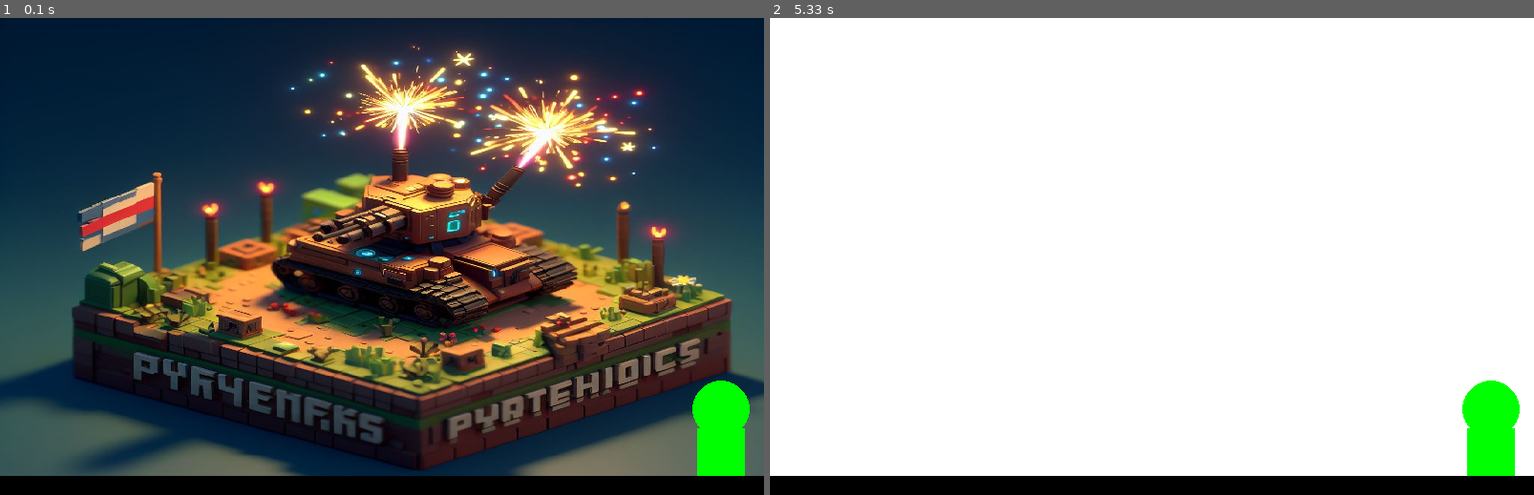
Above: before the commit, frames 1-2 (left to right).
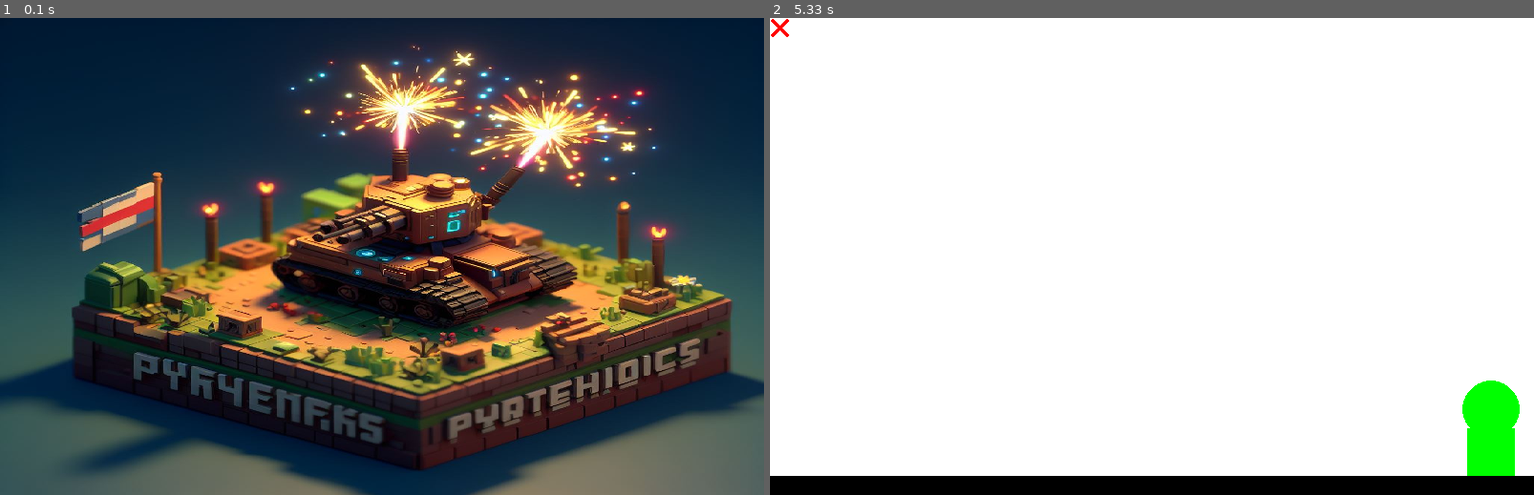
Above: after the commit, the same moments.

Repository: BapL49/projet-1---feu-d-artifices
Game: pygame game, started from basePyGame.py
Two runs of this game, one before a commit and one after it. Both use one fixed random seed, a clock stepped at 60 frames per second and the inputs below.
Inputs:
- Up to frame 1 (0.1 s): no input
- Up to frame 2 (5.33 s): no input

The runs differ from the first frame. In frame 1, 5.2% of the frame differs, in the area x 0-100%, y 76-100%; in frame 2, less than 0.1%.

Commit message:
bouton pour quiter le jeu

Diff:
--- a/basePyGame.py
+++ b/basePyGame.py
@@ -38,9 +38,7 @@
 
 angle = 45
 
-sol = pygame.draw.rect(fenetre, NOIR, (0, 480, 800, 20))
-tourelle_square = pygame.draw.rect(fenetre,VERT, (730, 430, 50, 50))
-tourrelle_circle = pygame.draw.circle(fenetre, VERT, (circle_x, circle_y), circle_radius )
+
 
 
 
@@ -50,18 +48,36 @@
             pygame.quit()
 
 
+
+
 continuer = True
+#bouton pour fermer le jeu
+quit_surface=pygame.image.load("image/redx.png")
+quit_surface=pygame.transform.scale(quit_surface,(20,20))
+quit_rect = image.get_rect()
+
+
 while continuer :
     for event in pygame.event.get():
         if event.type == QUIT:
             continuer = False
+        if event.type == pygame.MOUSEBUTTONUP and collide ==True:
+            continuer = False
+
+    souris= pygame.mouse.get_pos()
+    collide = quit_rect.collidepoint(souris)
 
     fenetre.fill(BLANC)
     sol = pygame.draw.rect(fenetre, NOIR, (0, 480, 800, 20))
     tourelle_square = pygame.draw.rect(fenetre,VERT, (730, 430, 50, 50))
     tourrelle_circle = pygame.draw.circle(fenetre, VERT, (circle_x, circle_y), circle_radius )
+    fenetre.blit(quit_surface,(0,0),)
+
+
 
     pygame.display.flip()
 
 
+
+
 pygame.quit()
Binary file added: image/redx.png
